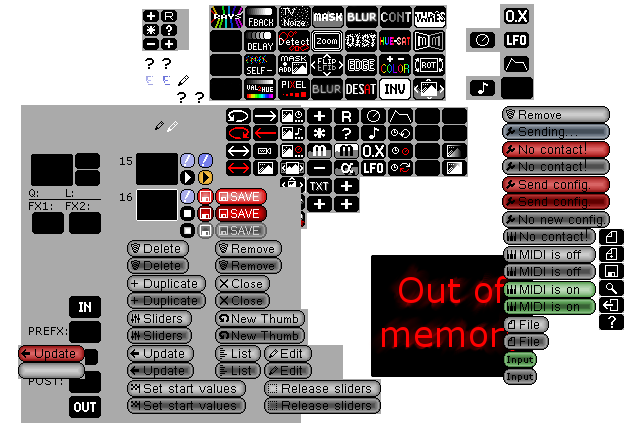
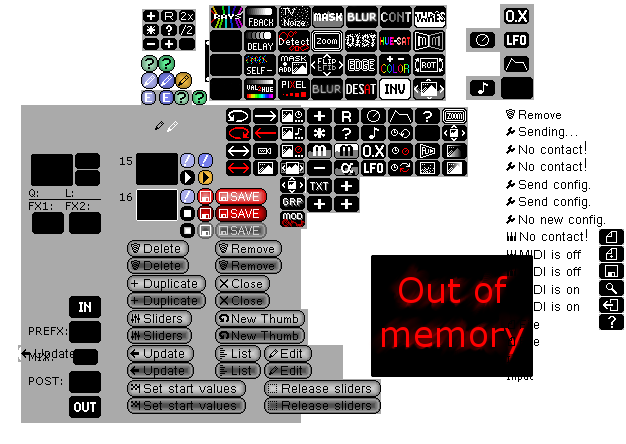
Layered file, before and after one edit (w=626, h=444). Changes by layer:
hid "Buttons" over left=18, top=106, right=610, bottom=385
painted on "New Layer#4" over left=420, top=109, right=466, bottom=174
added layer "/2" above "2x" over left=181, top=25, right=192, bottom=35
added layer "2x" above "EffectIcons" over left=181, top=12, right=193, bottom=20
painted on "EffectIcons" over left=178, top=9, right=196, bottom=51
showed "RoundButtons" over left=141, top=40, right=209, bottom=105
